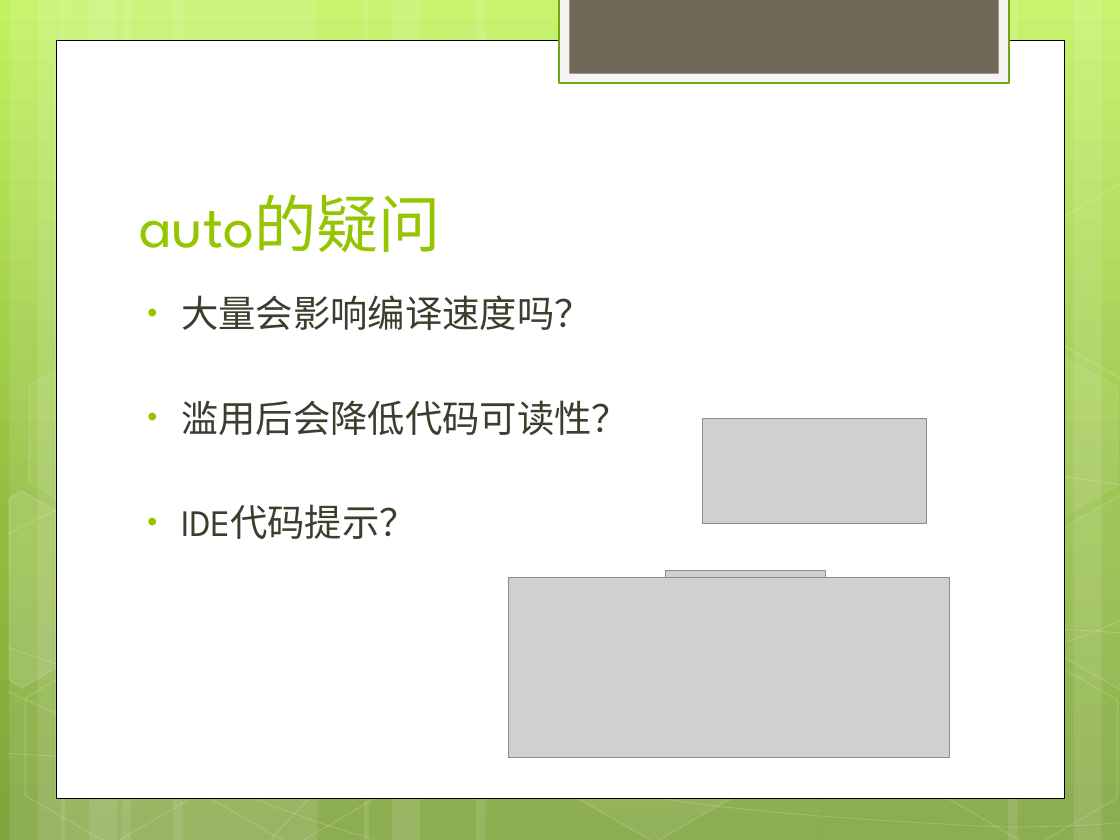
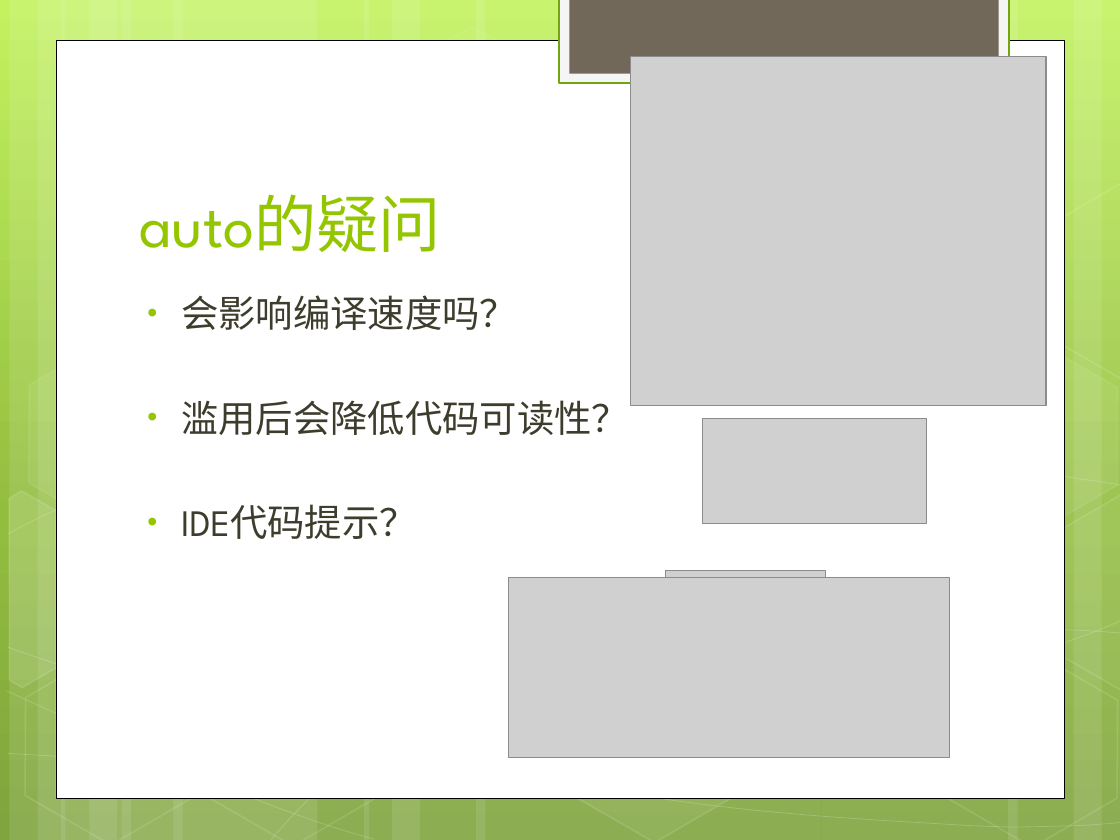
Before and after one commit to war10ck-efz/cpplearning, a slide deck: slide 7 of doc/c++11learning.pptx (slide 5 before the commit). Drawn at 1120x840 pixels with LibreOffice and Linux fonts; fonts in the diff are those of the drawing; grey boxes stand for pictures. Boxes give left, top, right and bottom in pixels: in the first picture for what was removed or moved away, otherwise in the second. Text is boxed around its words. In the diff, an @@ line names an element or a change of style, - is before the commit and + after.

```diff
--- a/doc/c++11learning.pptx
+++ b/doc/c++11learning.pptx
@@ picture added at [631, 56, 1046, 405] @@
@@ text at [181, 295, 517, 330]: text changed @@
-• 大量会影响编译速度吗？
+• 会影响编译速度吗？
```
Also in this commit, not shown: 4 other slides changed, 8 slides added, 2 other files.
